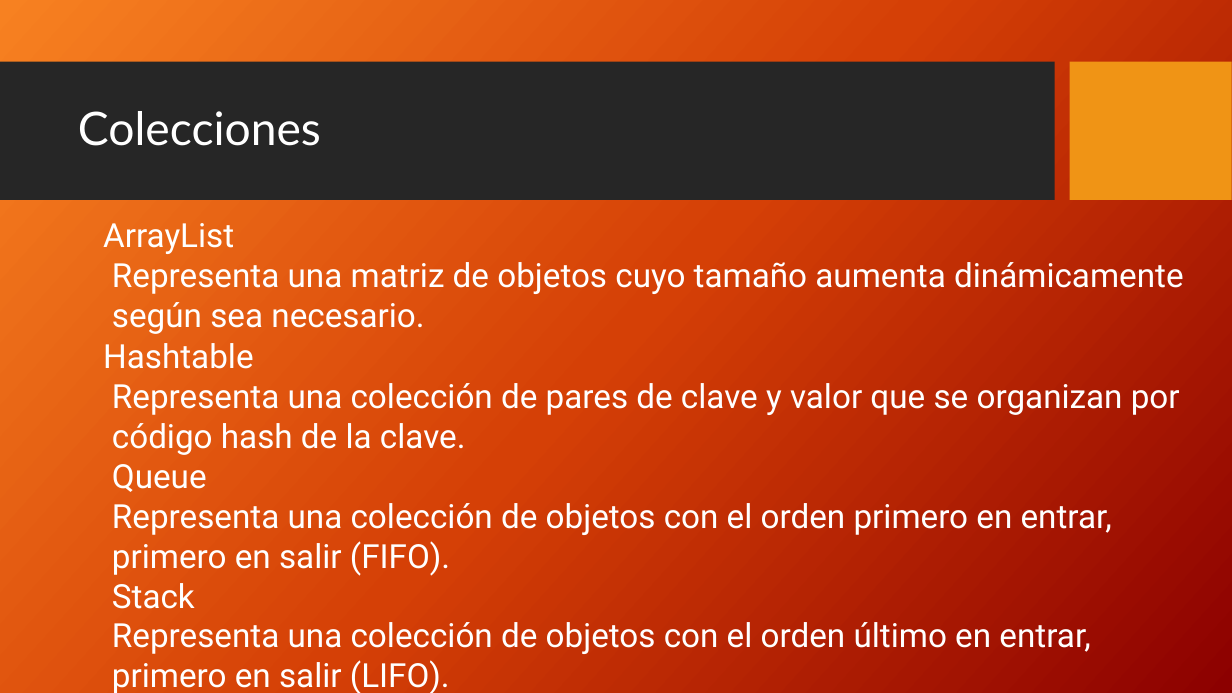
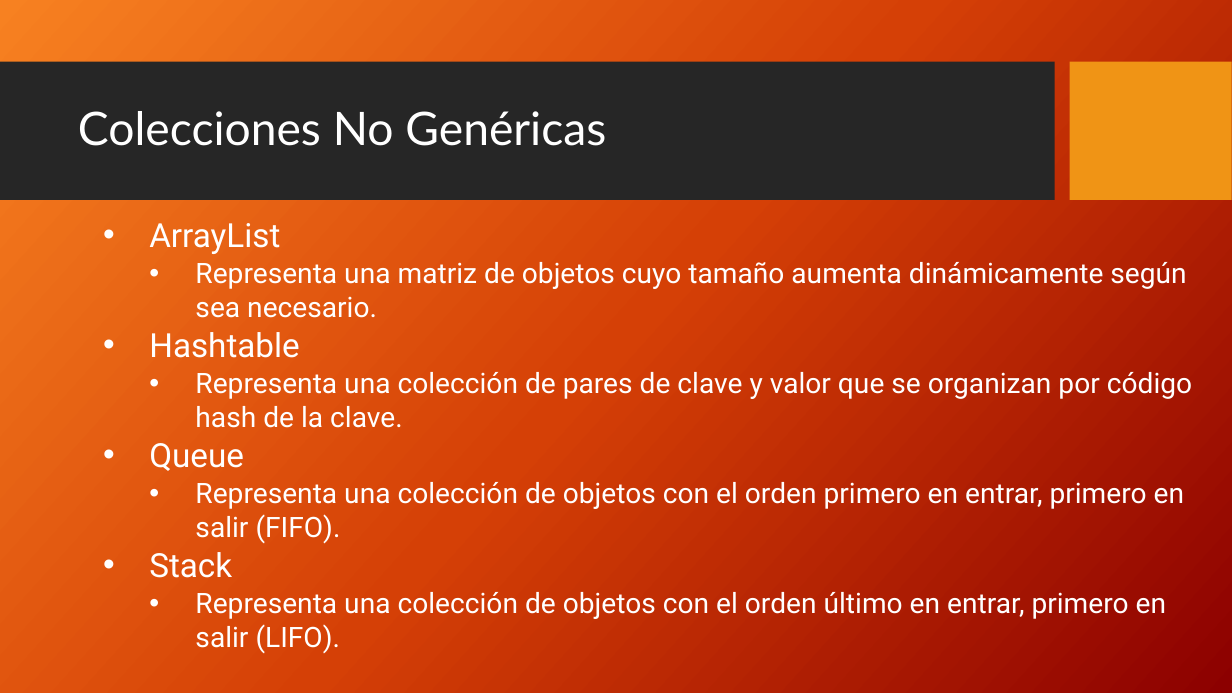
Before and after one commit to FedeDavila1984/utn_prog_y_lab_II, a slide deck: slide 10 of PPTs/ProgramacionII_Clase_07-2018.pptx. Drawn at 1232x693 pixels with LibreOffice and Linux fonts; fonts in the diff are those of the drawing; background and template pictures are left out. Boxes give left, top, right and bottom in pixels: in the first picture for what was removed or moved away, otherwise in the second. Text is boxed around its words. In the diff, an @@ line names an element or a change of style, - is before the commit and + after.

```diff
--- a/PPTs/ProgramacionII_Clase_07-2018.pptx
+++ b/PPTs/ProgramacionII_Clase_07-2018.pptx
@@ title at (x1=78, y1=111, x2=606, y2=146): text changed @@
-Colecciones
+Colecciones No Genéricas
@@ text at (x1=149, y1=223, x2=1192, y2=653): text changed; size 25.9 to 21.9 pt @@
-ArrayList
-Representa una matriz de objetos cuyo tamaño aumenta dinámicamente según sea necesario.
-Hashtable
-Representa una colección de pares de clave y valor que se organizan por código hash de la clave.
-Queue
-Representa una colección de objetos con el orden primero en entrar, primero en salir (FIFO).
-Stack
-Representa una colección de objetos con el orden último en entrar, primero en salir (LIFO).
+• ArrayList
+  • Representa una matriz de objetos cuyo tamaño aumenta dinámicamente según sea necesario.
+• Hashtable
+  • Representa una colección de pares de clave y valor que se organizan por código hash de la clave.
+• Queue
+  • Representa una colección de objetos con el orden primero en entrar, primero en salir (FIFO).
+• Stack
+  • Representa una colección de objetos con el orden último en entrar, primero en salir (LIFO).
```
Also in this commit, not shown: 11 other slides changed, 5 other files.
